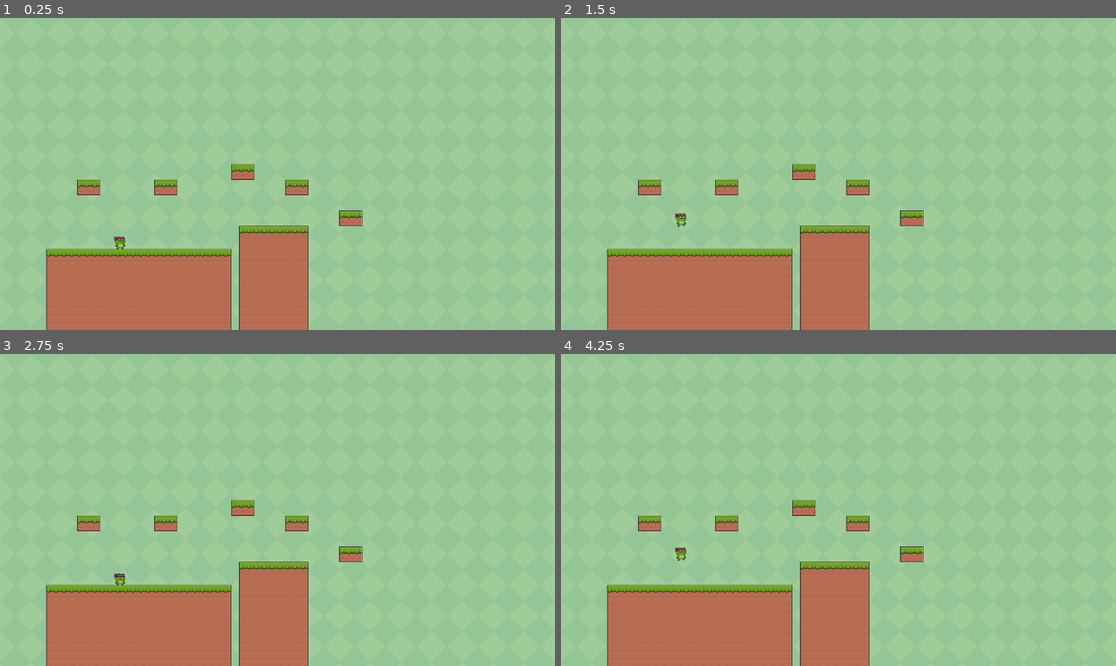
Above: before the commit, frames 1-4 (two rows, left to right).
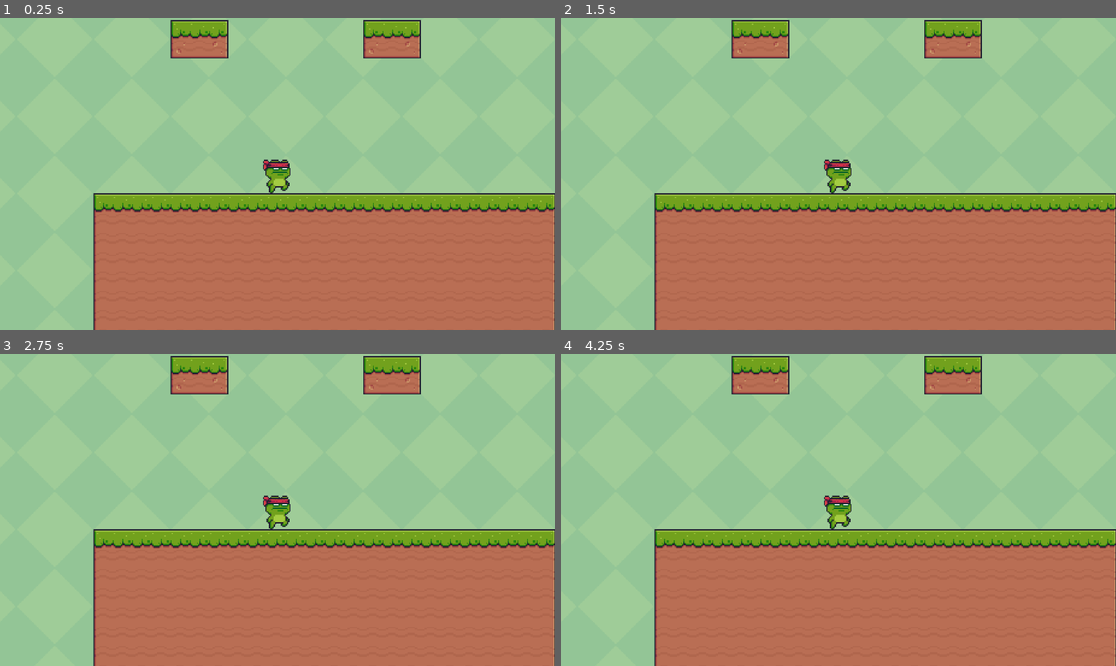
Above: after the commit, the same moments.

Repository: Yncy0/pixel-adventure-godot
Game: Godot game, scene res://main.tscn
Two runs of this game, one before a commit and one after it. Both use one fixed random seed, a clock stepped at 60 frames per second and the inputs below.
Inputs:
- Up to frame 1 (0.25 s): no input
- Up to frame 2 (1.5 s): tap Enter (ui_accept) at 0.5, 0.6 s; hold Right (ui_right) from 0.53 s (still down); tap Space (jump) at 0.77, 0.8, 1.07, 1.35 s
- Up to frame 3 (2.75 s): tap Space (jump) at 1.52, 1.82, 2.3 s; tap Enter (ui_accept) at 1.55, 2.1 s; release Right (ui_right) at 2.03 s; hold Left (ui_left) from 2.03 s (still down)
- Up to frame 4 (4.25 s): release Left (ui_left) at 2.78 s; hold Right (ui_right) from 2.78 s (still down); tap Enter (ui_accept) at 2.85 s; tap Space (jump) at 3.02, 3.32, 3.6, 3.77, 4.07 s

The runs differ from the first frame. In frame 1, 33% of the frame differs, in the area x 8-100%, y 0-100%; in frame 2, 33%; in frame 3, 33%; in frame 4, 33%.

Commit message:
added: camera ang player fall state

Diff:
--- a/character/froggy/scene/froggy.tscn
+++ b/character/froggy/scene/froggy.tscn
@@ -6,9 +6,10 @@
 [ext_resource type="Texture2D" uid="uid://6hrew56sl24v" path="res://character/froggy/assets/Fall (32x32).png" id="2_yaiw4"]
 [ext_resource type="Texture2D" uid="uid://cmx3egbygeh0f" path="res://character/froggy/assets/Run (32x32).png" id="4_78bfd"]
 [ext_resource type="Script" uid="uid://d2ylh53h5m14j" path="res://states/state_machine.gd" id="6_aau3j"]
-[ext_resource type="Script" uid="uid://cp0e5rbfc4u2c" path="res://character/froggy/states/idle/idle.gd" id="7_khrki"]
-[ext_resource type="Script" uid="uid://rnvaiksy3o6a" path="res://character/froggy/states/move/move.gd" id="8_c6xgn"]
-[ext_resource type="Script" uid="uid://b586jjb6d2v7o" path="res://character/froggy/states/jump/jump.gd" id="9_c6xgn"]
+[ext_resource type="Script" uid="uid://cp0e5rbfc4u2c" path="res://character/froggy/script/states/idle/idle.gd" id="7_khrki"]
+[ext_resource type="Script" uid="uid://rnvaiksy3o6a" path="res://character/froggy/script/states/move/move.gd" id="8_c6xgn"]
+[ext_resource type="Script" uid="uid://b586jjb6d2v7o" path="res://character/froggy/script/states/jump/jump.gd" id="9_c6xgn"]
+[ext_resource type="Script" uid="uid://dos5r1j8a7vnw" path="res://character/froggy/script/states/fall/fall.gd" id="10_tyn13"]
 
 [sub_resource type="AtlasTexture" id="AtlasTexture_20p5a"]
 atlas = ExtResource("2_yaiw4")
@@ -221,6 +222,9 @@
 [node name="CollisionShape2D" type="CollisionShape2D" parent="."]
 position = Vector2(0, 3)
 shape = SubResource("CapsuleShape2D_q6l2t")
+
+[node name="Camera2D" type="Camera2D" parent="."]
+zoom = Vector2(2.5, 2.5)
 
 [node name="StateMachine" type="Node" parent="." node_paths=PackedStringArray("current_state")]
 script = ExtResource("6_aau3j")
@@ -238,3 +242,7 @@
 [node name="PlayerMove" type="Node" parent="StateMachine"]
 script = ExtResource("8_c6xgn")
 metadata/_custom_type_script = "uid://rnvaiksy3o6a"
+
+[node name="PlayerFall" type="Node" parent="StateMachine"]
+script = ExtResource("10_tyn13")
+metadata/_custom_type_script = "uid://dos5r1j8a7vnw"
--- /dev/null
+++ b/character/froggy/script/states/fall/fall.gd
@@ -0,0 +1,10 @@
+class_name PlayerFall extends PlayerState
+
+func enter() -> void:
+	player.sprite.play("fall")
+
+func update_process(_delta: float) -> void:
+	player.move()
+
+	if player.is_on_floor():
+		change_state.emit("PlayerIdle")
--- a/character/froggy/states/jump/jump.gd
+++ b/character/froggy/script/states/jump/jump.gd
@@ -7,5 +7,5 @@
 func update_process(_delta: float) -> void:
 	player.move()
 
-	if player.is_on_floor():
-		change_state.emit("PlayerIdle")
+	if player.velocity.y > 0:
+		change_state.emit("PlayerFall")
--- a/character/froggy/script/test.gd
+++ /dev/null
@@ -1,25 +0,0 @@
-extends CharacterBody2D
-
-
-const SPEED = 300.0
-const JUMP_VELOCITY = -400.0
-
-
-func _physics_process(delta: float) -> void:
-	# Add the gravity.
-	if not is_on_floor():
-		velocity += get_gravity() * delta
-
-	# Handle jump.
-	if Input.is_action_just_pressed("ui_accept") and is_on_floor():
-		velocity.y = JUMP_VELOCITY
-
-	# Get the input direction and handle the movement/deceleration.
-	# As good practice, you should replace UI actions with custom gameplay actions.
-	var direction := Input.get_axis("ui_left", "ui_right")
-	if direction:
-		velocity.x = direction * SPEED
-	else:
-		velocity.x = move_toward(velocity.x, 0, SPEED)
-
-	move_and_slide()
--- a/main.tscn
+++ b/main.tscn
@@ -8,4 +8,4 @@
 [node name="World1" parent="." instance=ExtResource("1_0xm2m")]
 
 [node name="Froggy" parent="." instance=ExtResource("3_h2yge")]
-position = Vector2(249, 464)
+position = Vector2(249, 467)
Not shown: 1 places in character/froggy/scene/froggy.tscn that only renumber resources
Renamed: character/froggy/states/_player_state.gd -> character/froggy/script/states/_player_state.gd
Renamed: character/froggy/states/_player_state.gd.uid -> character/froggy/script/states/_player_state.gd.uid
Not shown, added: character/froggy/script/states/fall/fall.gd.uid
Renamed: character/froggy/states/idle/idle.gd -> character/froggy/script/states/idle/idle.gd
Renamed: character/froggy/states/idle/idle.gd.uid -> character/froggy/script/states/idle/idle.gd.uid
Renamed: character/froggy/states/jump/jump.gd.uid -> character/froggy/script/states/jump/jump.gd.uid
Renamed: character/froggy/states/move/move.gd -> character/froggy/script/states/move/move.gd
Renamed: character/froggy/states/move/move.gd.uid -> character/froggy/script/states/move/move.gd.uid
Not shown, removed: character/froggy/script/test.gd.uid
